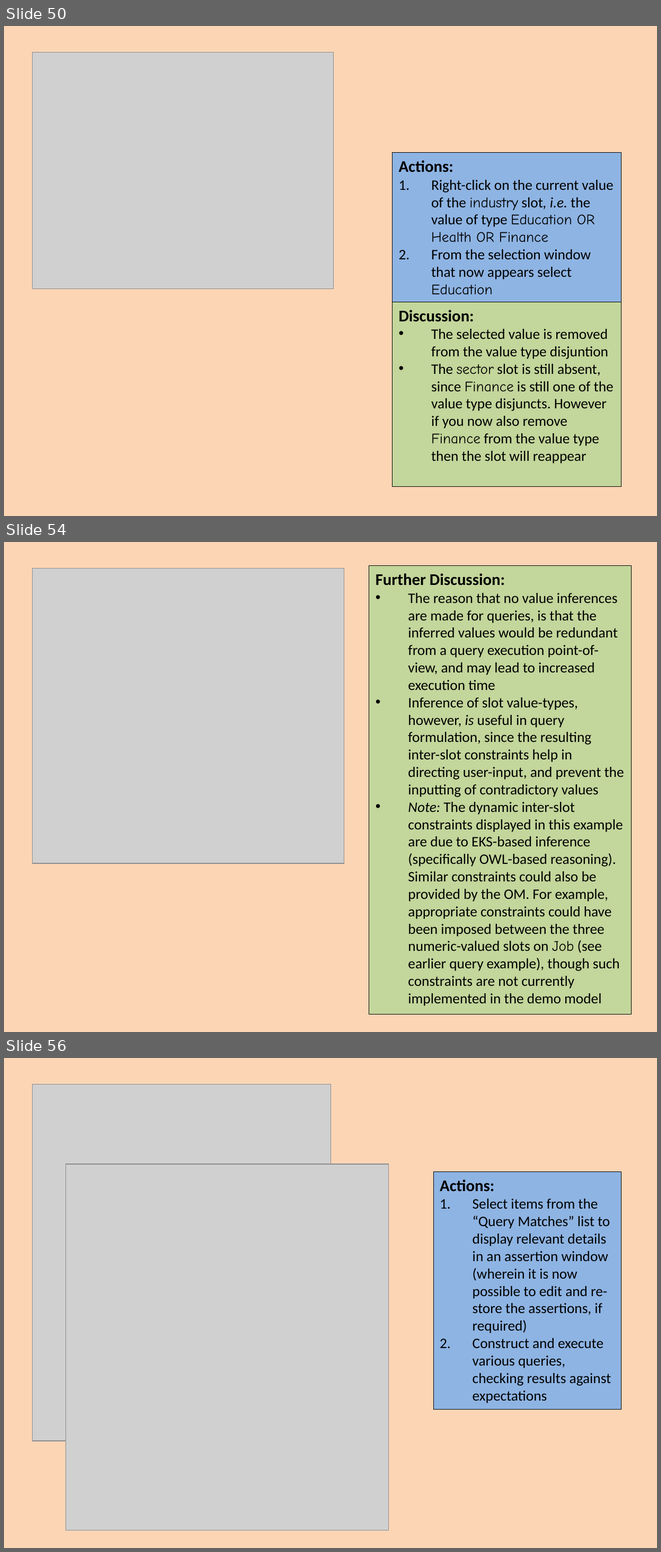
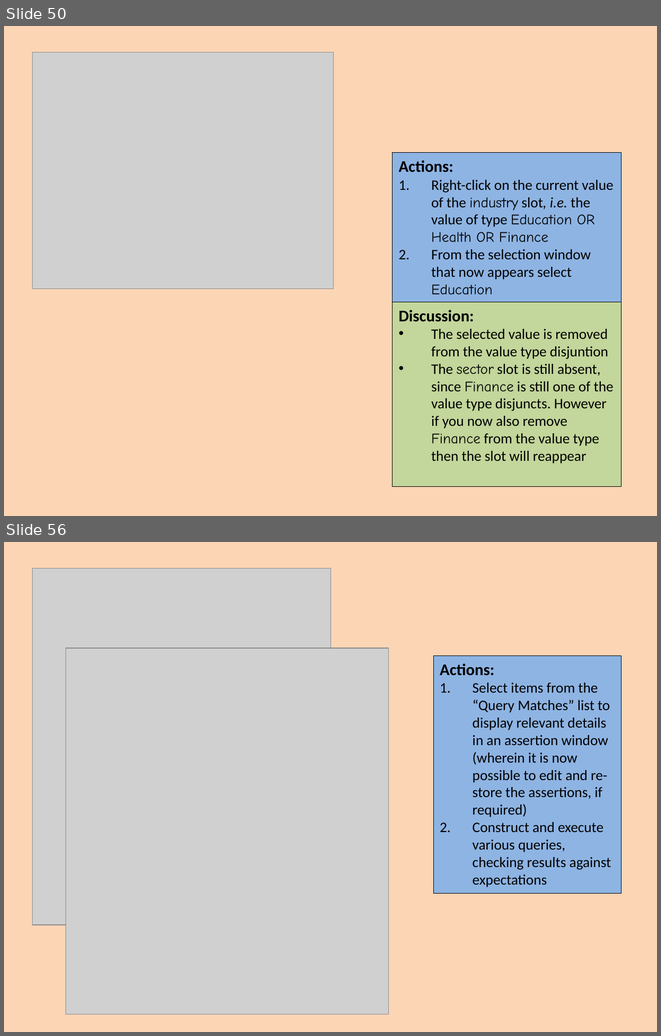
Before and after one commit to colin-puleston/mekon-hobo, a slide deck: docs/MEKON-HOBO Introductory Tutorial.pptx. Shown one above the other, each under a label of ours: slides 50, 54 and 56 before the commit, slides 50 and 56 after it; the slides between them are not shown. The pictures are 661x1552 and 661x1036 pixels, drawn with LibreOffice and Linux fonts; fonts in the diff are those of the drawing; grey boxes stand for pictures. Boxes give left, top, right and bottom in pixels: in the first picture for what was removed or moved away, otherwise in the second. Text is boxed around its words. In the diff, an @@ line names an element or a change of style, - is before the commit and + after.

```diff
--- a/docs/MEKON-HOBO Introductory Tutorial.pptx
+++ b/docs/MEKON-HOBO Introductory Tutorial.pptx
@@ slide 54 removed at bbox=[4, 542, 657, 1032], background #FCD5B5 @@
@@ picture removed at bbox=[32, 568, 344, 863] @@
@@ rectangle removed at bbox=[369, 565, 632, 1014] @@
-Further Discussion:
-• The reason that no value inferences are made for queries, is that the inferred values would be redundant from a query execution point-of-view, and may lead to increased execution time
-• Inference of slot value-types, however, is useful in query formulation, since the resulting inter-slot constraints help in directing user-input, and prevent the inputting of contradictory values
-• Note: The dynamic inter-slot constraints displayed in this example are due to EKS-based inference (specifically OWL-based reasoning). Similar constraints could also be provided by the OM. For example, appropriate constraints could have been imposed between the three numeric-valued slots on Job (see earlier query example), though such constraints are not currently implemented in the demo model
```
Also in this commit, not shown: 4 slides changed, 1 slide added.
